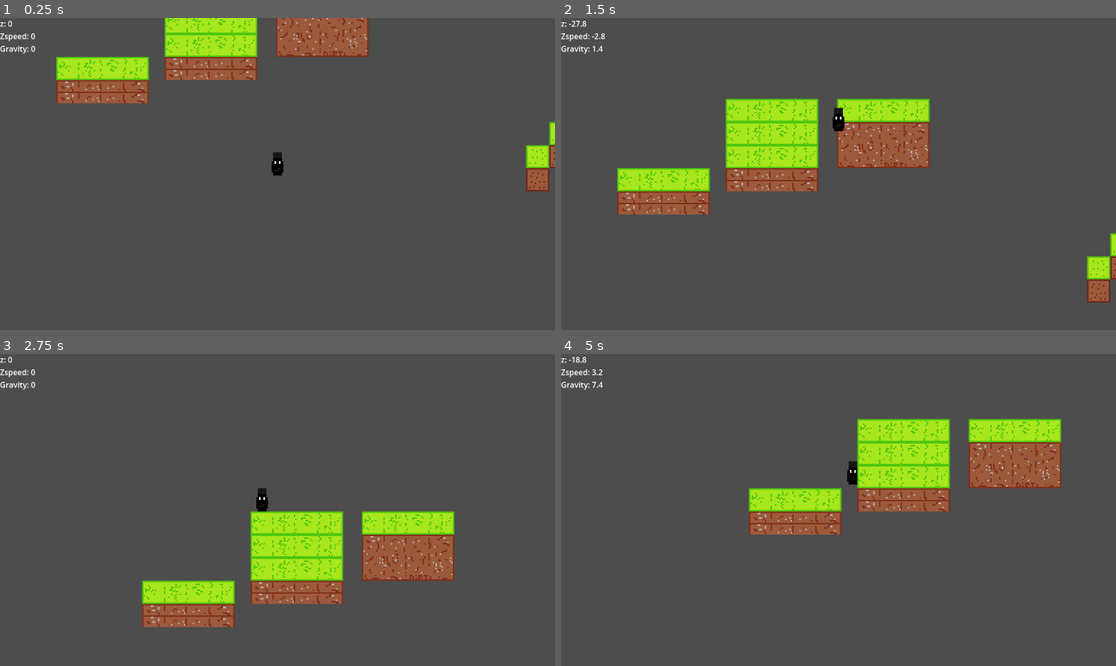
Above: before the commit, frames 1-4 (two rows, left to right).
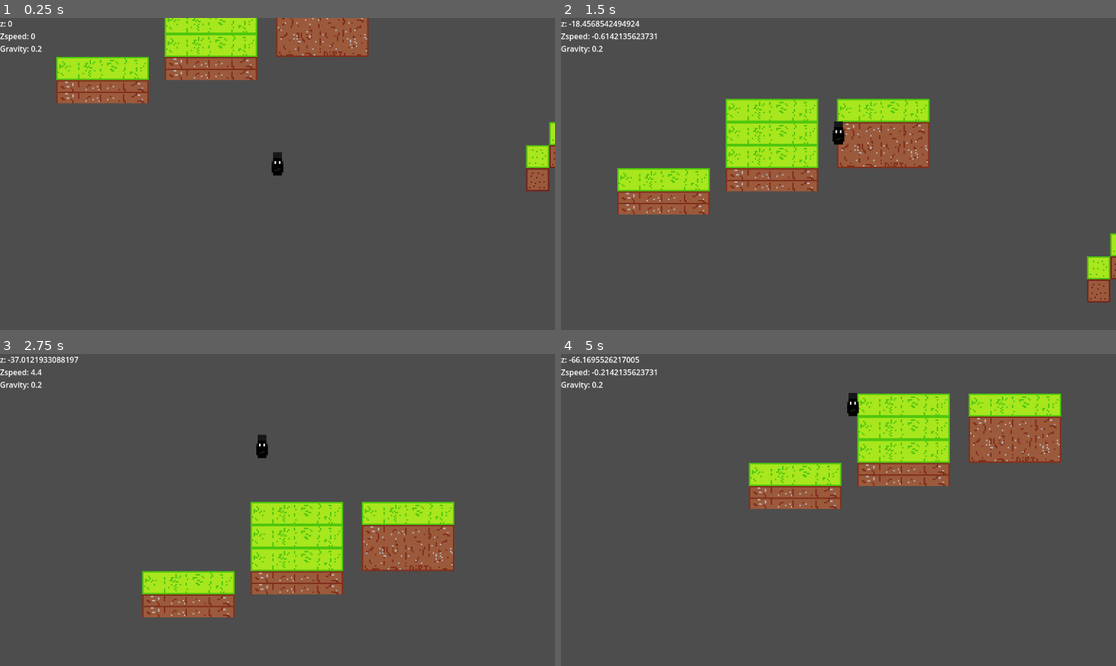
Above: after the commit, the same moments.

Repository: vitor-luis3301/Godot-Top-Down-Platformer
Game: Godot game, scene res://main.tscn
Two runs of this game, one before a commit and one after it. Both use one fixed random seed, a clock stepped at 60 frames per second and the inputs below.
Inputs:
- Up to frame 1 (0.25 s): no input
- Up to frame 2 (1.5 s): tap Enter (ui_accept) at 0.5, 1.35 s; hold Enter (ui_accept) 0.53-1.28 s; hold Up (ui_up) from 0.53 s (still down)
- Up to frame 3 (2.75 s): tap Enter (ui_accept) at 1.52, 1.82 s; release Up (ui_up) at 2.03 s; hold Left (ui_left) from 2.03 s (still down); hold Enter (ui_accept) from 2.03 s (still down)
- Up to frame 4 (5 s): release Enter (ui_accept) at 2.78 s; tap Enter (ui_accept) at 2.85, 3.02, 3.32, 4.35, 4.52, 4.82 s; release Left (ui_left) at 3.53 s; hold Down (ui_down) 3.53-4.28 s; hold Enter (ui_accept) 3.53-4.28 s; hold Right (ui_right) from 4.28 s (still down)

The runs differ from the first frame. In frame 1, less than 0.1% of the frame differs, in the area x 6-8%, y 8-11%; in frame 2, 0.5%; in frame 3, 7.8%; in frame 4, 14%, in the area x 1-91%, y 0-58%.
Error after the commit: Invalid access to property or key 'position' on a base object of type 'null instance'. (res://player.gd:109)

Commit message:
Update player.gd
Updated jump mechanics
Added long and short jumps and the hability to do multiple jumps

Need to correct multiple jumps still

Diff:
--- a/player.gd
+++ b/player.gd
@@ -1,17 +1,22 @@
 extends CharacterBody2D
 
+#General variables
+var SPEED = 300.0
+var MAX_JUMP_VELOCITY : float
+var MIN_JUMP_VELOCITY : float
+var GRAVITY = 0.2
 
-const SPEED = 300.0
-const JUMP_VELOCITY = -4
-var GRAVITY = 0
+var MAX_JUMP_HEIGHT = 2 #The highest point of our jump
+var MIN_JUMP_HEIGHT = .25 #The lowest point that our jump can be
+var JUMP_DURATION = 1 #How long is the jump going to be
 
 # Vars to emulate z-axis
 var z = 0  #our z position
 var height = -8  #The height of the player
 var zfloor : float = 0  #The floor the player will land on
-var jump = false
+var jump = false #If we are jumping or not
 
-var zspeed = 0
+var zspeed = 0 #Our velocity in the z axis
 
 @onready var room_node = $'..'
 @onready var colshape_node = shape_owner_get_owner(0) # Returns the first child node which contains a collision shape
@@ -26,44 +31,57 @@
 			return i["collider"]
 	return null
 
+func _ready():
+	MAX_JUMP_VELOCITY = -sqrt(2 * (2 * MAX_JUMP_HEIGHT / pow(JUMP_DURATION, 2)) * MAX_JUMP_HEIGHT)
+	MIN_JUMP_VELOCITY = -sqrt(2 * (2 * MAX_JUMP_HEIGHT / pow(JUMP_DURATION, 2)) * MIN_JUMP_HEIGHT)
+
+func _input(event):
+	if event.is_action_pressed("ui_accept"):
+		#if space is pressed, apply velocity upwards
+		zspeed = MAX_JUMP_VELOCITY
+		jump = true
+
+	if event.is_action_released("ui_accept") and zspeed <= MIN_JUMP_VELOCITY:
+		#if space is released before jump is completed, interupt jumping
+		zspeed = MIN_JUMP_VELOCITY
+
 func _physics_process(delta):
-	# Get the input direction and handle the direction of the raycast
+	# Get the input direction
 	var direction = Input.get_vector("ui_left","ui_right","ui_up","ui_down")
 	velocity = direction * 100
 
+	#handle the direction of the raycast
 	if direction != Vector2.ZERO:
 		$RayCast2D.target_position = direction * 24
 
-	# Handle jump.
-	if Input.is_action_just_pressed("ui_accept"):
-		jump = true
+	#If we're not on the floor, apply gravity
+	if z < zfloor:
+		zspeed += GRAVITY
 
-	if jump == true:
-		zspeed = JUMP_VELOCITY
-
-	if z < zfloor:
-		if jump == true:
-			zspeed += GRAVITY
-		else:
-			zspeed = GRAVITY
-		GRAVITY += .2
-
+	#If we're grounded, reset variables
 	if z + zspeed >= zfloor:
 		z = zfloor
-		GRAVITY = 0
 		zspeed = 0
 		jump = false
 		z_index = 0
 
+	#Do I really need to explain what this does?
 	move_and_slide()
+	#Yeah? I-... I do?
+	#Well, just know that this functions is the one that actually moves the player, ok? Ok.
 
+	#Check if we are above or below the block
 	if $RayCast2D.is_colliding():
 		var block = $RayCast2D.get_collider()
+
+		#If we are, we shouldn't collide with it
 		if z <= block.height+block.z or height+z >= block.z:
 			add_collision_exception_with(block)
+		#Otherwise, we do
 		else:
 			remove_collision_exception_with(block)
 
+	#Check if we're above the block
 	if instance_place(position.x, position.y, "Blocks"):
 		var block = instance_place(position.x, position.y, "Blocks")
 		#If we're higher than the block, send the shadow to the top of that block
@@ -82,13 +100,15 @@
 		#This checks are for making sure we're below the block
 		if block and block.z > z+height+zspeed and zfloor >= block.z:
 			if zspeed <= 0 and z > block.z: #z > block.z ensures this change of zSpeed doesn't occur when we're above a block
-				zspeed += GRAVITY
-				GRAVITY += .2
-				jump = false
+				zspeed = GRAVITY
 
-
+	#Change values accordingly
 	z += zspeed
 	$Sprite2D.position.y = z
 	$CanvasLayer/Label.text = "z: " + str(z) + "\nZspeed: " + str(zspeed) + "\nGravity: " + str(GRAVITY)
+	$Polygon2D.position.y = zfloor
 
+	#Make the camera focus on the player's sprite
 	$Camera2D.position.y = lerp($Camera2D.position.y, zfloor, $Camera2D.position_smoothing_speed * delta)
+	if z <= -48 and (zfloor == 0 or zfloor >= z):
+		$Camera2D.position.y = lerp($Camera2D.position.y, z, $Camera2D.position_smoothing_speed * delta)
